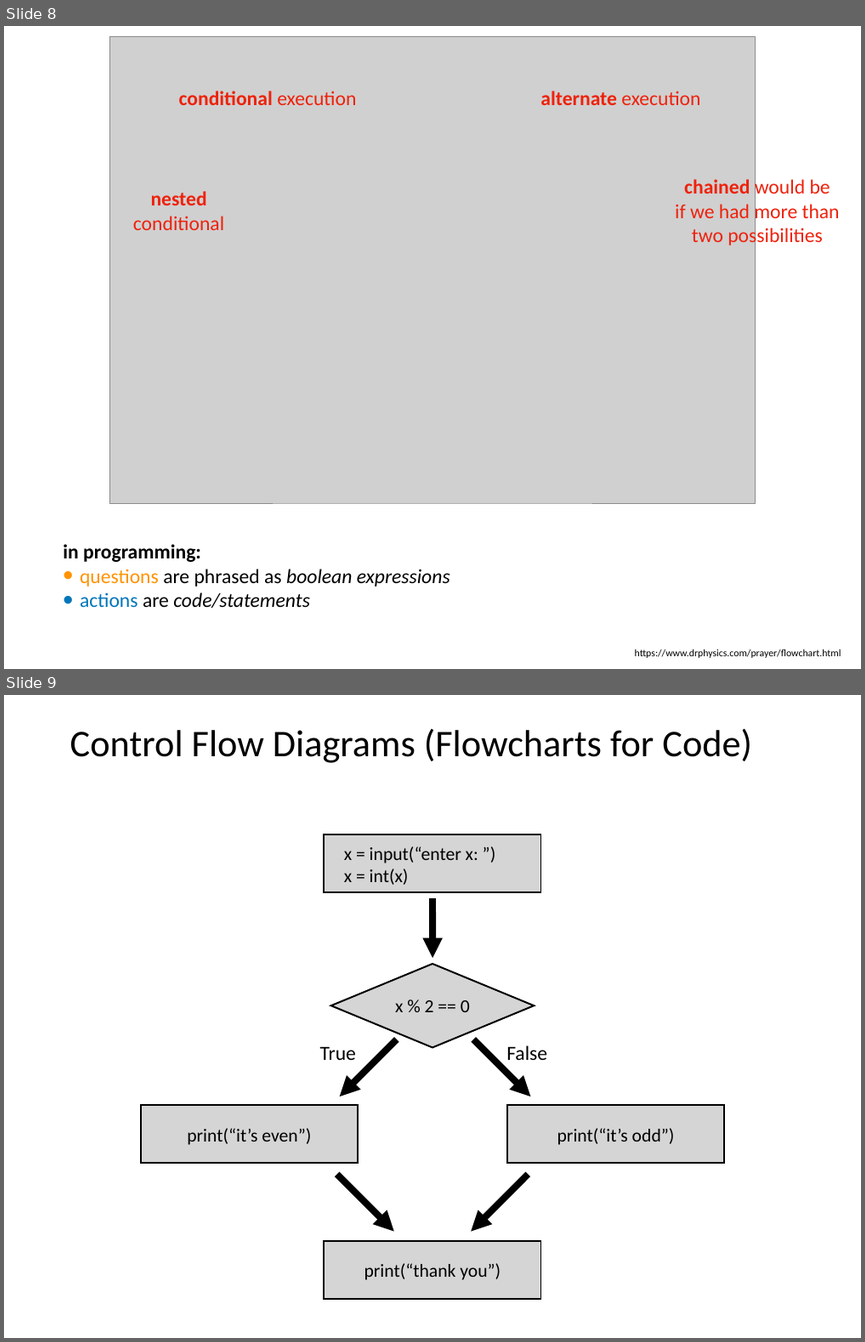
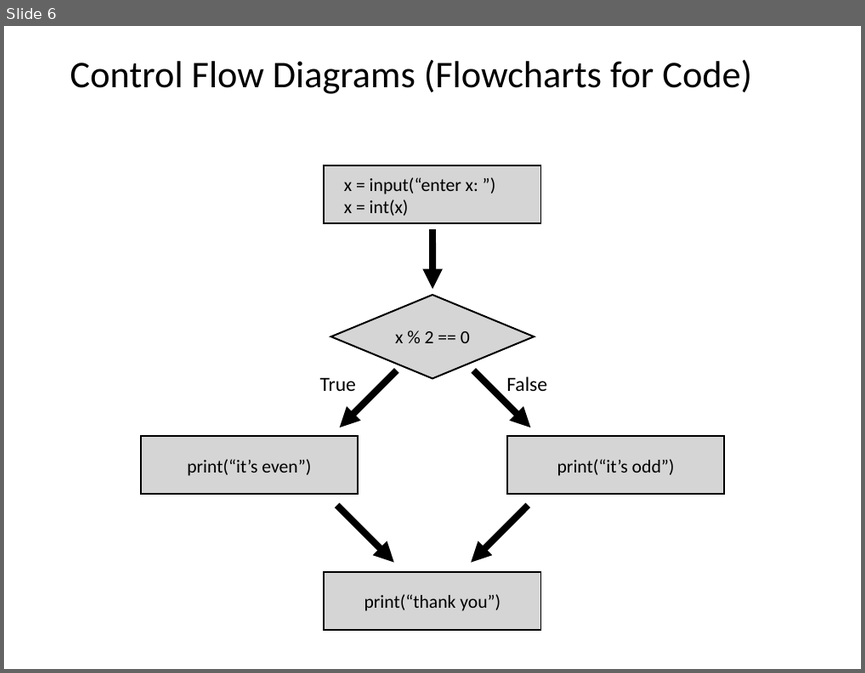
Before and after one commit to tylerharter/caraza-harter-com, a slide deck: tyler/meena/cs220/s22/materials/lecture_ppts/lec_08_S22.ppt. Shown one above the other, each under a label of ours: slides 8 and 9 before the commit, slide 6 after it. The pictures are 865x1342 and 865x673 pixels, drawn with LibreOffice and Linux fonts; fonts in the diff are those of the drawing; grey boxes stand for pictures. Boxes give left, top, right and bottom in pixels: in the first picture for what was removed or moved away, otherwise in the second. Text is boxed around its words. In the diff, an @@ line names an element or a change of style, - is before the commit and + after.

Commit message:
andys changes lec08 and lec09
moved nested conditionals and the stoplight example to lec09
added in lec08 example with classify_age
focus in lec08 on the date formatter example
wrote learning objectives for lec09

```diff
--- a/tyler/meena/cs220/s22/materials/lecture_ppts/lec_08_S22.ppt
+++ b/tyler/meena/cs220/s22/materials/lecture_ppts/lec_08_S22.ppt
@@ slide 8 removed at <box>4,26,861,669</box>, background #FFFFFF @@
@@ picture removed at <box>110,36,755,503</box> @@
@@ text removed at <box>179,91,356,105</box> @@
-conditional execution
@@ text removed at <box>540,91,700,105</box> @@
-alternate execution
@@ text removed at <box>675,176,840,248</box> @@
-chained would be
-if we had more than
-two possibilities
@@ text removed at <box>133,191,224,230</box> @@
-nested
-conditional
@@ text removed at <box>63,544,450,607</box> @@
-in programming:
-• questions are phrased as boolean expressions
-• actions are code/statements
@@ text removed at <box>635,648,841,658</box> @@
-https://www.drphysics.com/prayer/flowchart.html
@@ what was slide 9 is now slide 6 @@
```
Also in this commit, not shown: 3 slides changed, 5 other slides removed, 1 other file.
